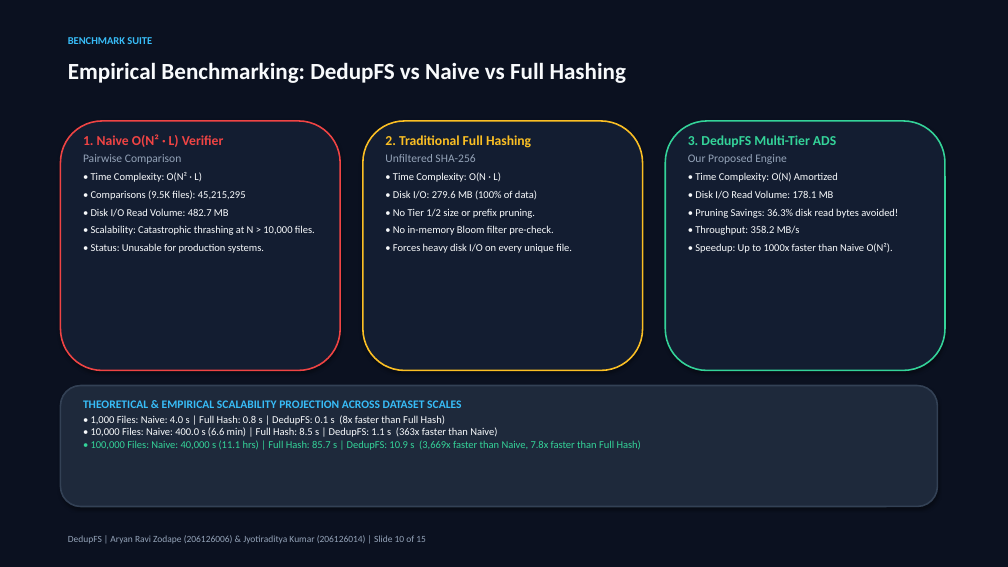
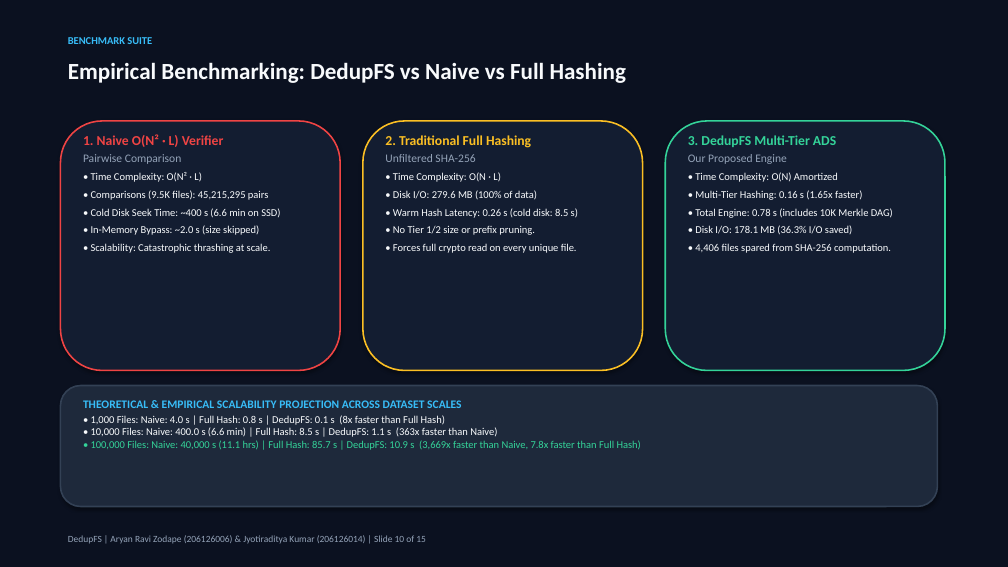
Before and after one commit to Jyotiraditya-kumar/DedupeFS, a slide deck: slide 10 of presentation/DedupFS_MTech_Presentation.pptx. Drawn at 1008x567 pixels with LibreOffice and Linux fonts; fonts in the diff are those of the drawing. Boxes give left, top, right and bottom in pixels: in the first picture for what was removed or moved away, otherwise in the second. Text is boxed around its words. In the diff, an @@ line names an element or a change of style, - is before the commit and + after.

Commit message:
perf(core,merkle,benchmarks,ui): eliminate redundant Merkle disk re-hashing and propagate staged hashes

```diff
--- a/presentation/DedupFS_MTech_Presentation.pptx
+++ b/presentation/DedupFS_MTech_Presentation.pptx
@@ text at (91,190,280,253): text changed @@
-• Comparisons (9.5K files): 45,215,295
-• Disk I/O Read Volume: 482.7 MB
-• Scalability: Catastrophic thrashing at N > 10,000 files.
-• Status: Unusable for production systems.
+• Comparisons (9.5K files): 45,215,295 pairs
+• Cold Disk Seek Time: ~400 s (6.6 min on SSD)
+• In-Memory Bypass: ~2.0 s (size skipped)
+• Scalability: Catastrophic thrashing at scale.
@@ text at (393,208,578,218): paragraph added @@
+• Warm Hash Latency: 0.26 s (cold disk: 8.5 s)
@@ text at (695,190,893,253): text changed @@
-• Disk I/O Read Volume: 178.1 MB
-• Pruning Savings: 36.3% disk read bytes avoided!
-• Throughput: 358.2 MB/s
-• Speedup: Up to 1000x faster than Naive O(N²).
+• Multi-Tier Hashing: 0.16 s (1.65x faster)
+• Total Engine: 0.78 s (includes 10K Merkle DAG)
+• Disk I/O: 178.1 MB (36.3% I/O saved)
+• 4,406 files spared from SHA-256 computation.
@@ text at (393,243,577,253): text changed @@
-• No in-memory Bloom filter pre-check.
-• Forces heavy disk I/O on every unique file.
+• Forces full crypto read on every unique file.
```
Also in this commit, not shown: 13 other files.
